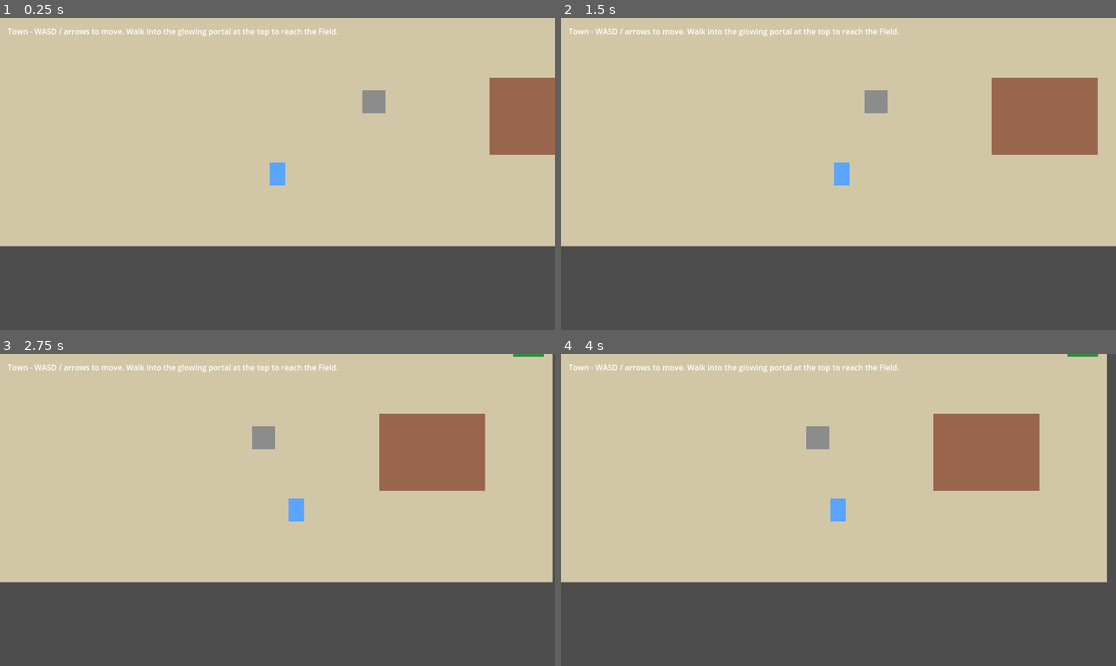
Above: before the commit, frames 1-4 (two rows, left to right).
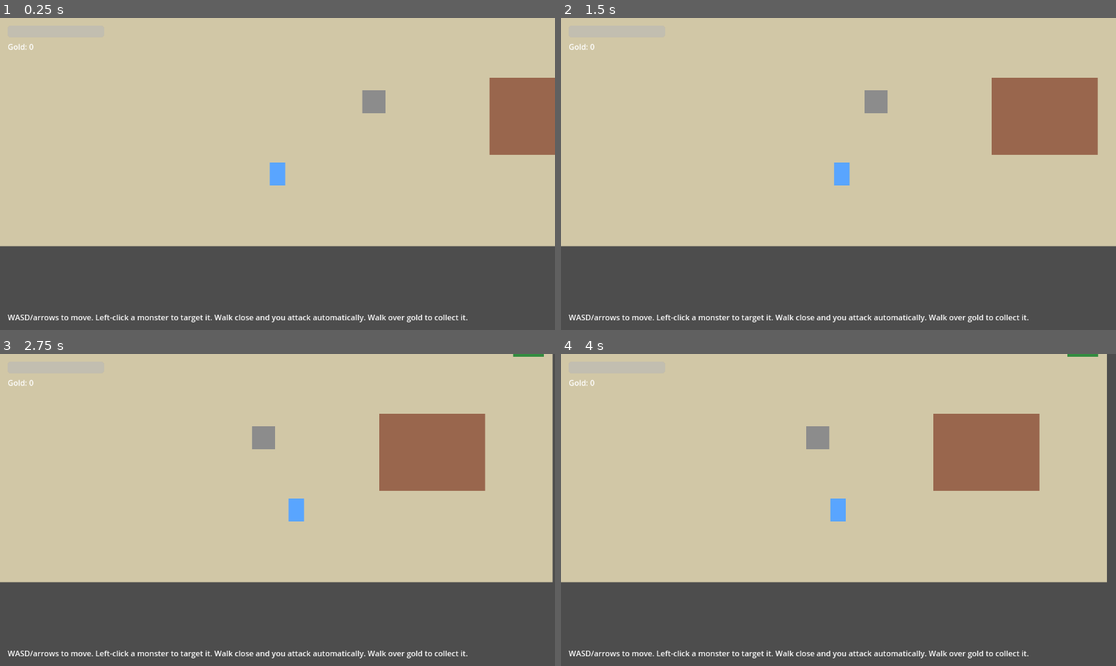
Above: after the commit, the same moments.

Repository: straviux/rok-online-clone
Game: Godot game, scene res://scenes/world/town.tscn
Two runs of this game, one before a commit and one after it. Both use one fixed random seed, a clock stepped at 60 frames per second and the inputs below.
Inputs (mouse positions are in pixels of both pictures, inside the frame that each line leads up to):
- Up to frame 1 (0.25 s): no input
- Up to frame 2 (1.5 s): tap A at 0.5, 1.25 s; move the mouse to (960, 158) at 0.52 s; hold D 0.53-1.25 s; click (960, 158) at 0.67 s; drag from (727, 189) to (810, 236) at 1.27 s
- Up to frame 3 (2.75 s): tap A at 2 s; move the mouse to (333, 441) at 2.02 s; hold D from 2.03 s (still down); click (333, 441) at 2.17 s
- Up to frame 4 (4 s): release D at 2.75 s; tap A at 2.75, 3.5 s; drag from (810, 572) to (672, 463) at 2.77 s; move the mouse to (1005, 556) at 3.52 s; hold A from 3.53 s (still down); click (1005, 556) at 3.67 s

The runs differ from the first frame. In frame 1, 1.3% of the frame differs, in the area x 1-85%, y 3-98%; in frame 2, 1.3%; in frame 3, 1.3%; in frame 4, 1.3%.

Commit message:
Phase 2: combat, monsters, targeting, damage, gold drops

Diff:
--- /dev/null
+++ b/data/mushroom.tres
@@ -0,0 +1,18 @@
+[gd_resource type="Resource" script_class="MonsterData" load_steps=2 format=3]
+
+[ext_resource type="Script" path="res://scripts/monster_data.gd" id="1_data"]
+
+[resource]
+script = ExtResource("1_data")
+monster_name = "Mushroom"
+max_hp = 20
+attack_damage = 4
+speed = 110.0
+xp = 8
+aggro_range = 100.0
+attack_range = 45.0
+attack_cooldown = 1.0
+leash_range = 400.0
+color = Color(0.9, 0.5, 0.7, 1)
+gold_drop = 2
+respawn_time = 5.0
--- /dev/null
+++ b/data/slime.tres
@@ -0,0 +1,18 @@
+[gd_resource type="Resource" script_class="MonsterData" load_steps=2 format=3]
+
+[ext_resource type="Script" path="res://scripts/monster_data.gd" id="1_data"]
+
+[resource]
+script = ExtResource("1_data")
+monster_name = "Slime"
+max_hp = 30
+attack_damage = 5
+speed = 60.0
+xp = 10
+aggro_range = 120.0
+attack_range = 45.0
+attack_cooldown = 1.0
+leash_range = 400.0
+color = Color(0.3, 0.9, 0.4, 1)
+gold_drop = 3
+respawn_time = 5.0
--- /dev/null
+++ b/data/wolf.tres
@@ -0,0 +1,18 @@
+[gd_resource type="Resource" script_class="MonsterData" load_steps=2 format=3]
+
+[ext_resource type="Script" path="res://scripts/monster_data.gd" id="1_data"]
+
+[resource]
+script = ExtResource("1_data")
+monster_name = "Wolf"
+max_hp = 60
+attack_damage = 12
+speed = 110.0
+xp = 25
+aggro_range = 180.0
+attack_range = 45.0
+attack_cooldown = 0.9
+leash_range = 400.0
+color = Color(0.55, 0.55, 0.6, 1)
+gold_drop = 8
+respawn_time = 8.0
--- /dev/null
+++ b/scenes/items/gold_pickup.tscn
@@ -0,0 +1,19 @@
+[gd_scene load_steps=2 format=3]
+
+[ext_resource type="Script" path="res://scripts/gold_pickup.gd" id="1_gold"]
+
+[sub_resource type="RectangleShape2D" id="RectangleShape2D_gold"]
+size = Vector2(20, 20)
+
+[node name="GoldPickup" type="Area2D"]
+script = ExtResource("1_gold")
+
+[node name="CollisionShape2D" type="CollisionShape2D" parent="."]
+shape = SubResource("RectangleShape2D_gold")
+
+[node name="ColorRect" type="ColorRect" parent="."]
+offset_left = -10.0
+offset_top = -10.0
+offset_right = 10.0
+offset_bottom = 10.0
+color = Color(1, 0.85, 0.2, 1)
--- /dev/null
+++ b/scenes/monsters/monster.tscn
@@ -0,0 +1,28 @@
+[gd_scene load_steps=2 format=3]
+
+[ext_resource type="Script" path="res://scripts/monster.gd" id="1_monster"]
+
+[sub_resource type="RectangleShape2D" id="RectangleShape2D_monster"]
+size = Vector2(32, 32)
+
+[node name="Monster" type="CharacterBody2D"]
+script = ExtResource("1_monster")
+
+[node name="Sprite2D" type="Sprite2D" parent="."]
+
+[node name="TargetMarker" type="ColorRect" parent="."]
+visible = false
+offset_left = -22.0
+offset_top = -22.0
+offset_right = 22.0
+offset_bottom = 22.0
+color = Color(1, 0.9, 0.2, 0.35)
+
+[node name="CollisionShape2D" type="CollisionShape2D" parent="."]
+shape = SubResource("RectangleShape2D_monster")
+
+[node name="HPBar" type="ProgressBar" parent="."]
+offset_left = -30.0
+offset_top = -42.0
+offset_right = 30.0
+offset_bottom = -32.0
--- /dev/null
+++ b/scenes/ui/damage_number.tscn
@@ -0,0 +1,6 @@
+[gd_scene load_steps=2 format=3]
+
+[ext_resource type="Script" path="res://scripts/damage_number.gd" id="1_damage"]
+
+[node name="DamageNumber" type="Label"]
+script = ExtResource("1_damage")
--- /dev/null
+++ b/scenes/ui/hud.tscn
@@ -0,0 +1,39 @@
+[gd_scene load_steps=2 format=3]
+
+[ext_resource type="Script" path="res://scripts/hud.gd" id="1_hud"]
+
+[node name="HUD" type="CanvasLayer"]
+script = ExtResource("1_hud")
+
+[node name="HPBar" type="ProgressBar" parent="."]
+offset_left = 16.0
+offset_top = 16.0
+offset_right = 216.0
+offset_bottom = 40.0
+
+[node name="GoldLabel" type="Label" parent="."]
+offset_left = 16.0
+offset_top = 48.0
+offset_right = 200.0
+offset_bottom = 72.0
+text = "Gold: 0"
+
+[node name="TargetLabel" type="Label" parent="."]
+offset_left = 400.0
+offset_top = 16.0
+offset_right = 750.0
+offset_bottom = 40.0
+text = ""
+
+[node name="TargetBar" type="ProgressBar" parent="."]
+offset_left = 400.0
+offset_top = 48.0
+offset_right = 750.0
+offset_bottom = 72.0
+
+[node name="HintLabel" type="Label" parent="."]
+offset_left = 16.0
+offset_top = 610.0
+offset_right = 1100.0
+offset_bottom = 640.0
+text = "WASD/arrows to move. Left-click a monster to target it. Walk close and you attack automatically. Walk over gold to collect it."
--- a/scenes/world/field.tscn
+++ b/scenes/world/field.tscn
@@ -1,8 +1,13 @@
-[gd_scene load_steps=8 format=3]
+[gd_scene load_steps=13 format=3]
 
 [ext_resource type="Script" path="res://scripts/world.gd" id="1_world"]
 [ext_resource type="PackedScene" path="res://scenes/player/player.tscn" id="2_player"]
 [ext_resource type="Script" path="res://scripts/portal.gd" id="3_portal"]
+[ext_resource type="PackedScene" path="res://scenes/ui/hud.tscn" id="4_hud"]
+[ext_resource type="PackedScene" path="res://scenes/monsters/monster.tscn" id="5_monster"]
+[ext_resource type="Resource" path="res://data/slime.tres" id="6_slime"]
+[ext_resource type="Resource" path="res://data/mushroom.tres" id="7_mushroom"]
+[ext_resource type="Resource" path="res://data/wolf.tres" id="8_wolf"]
 
 [sub_resource type="RectangleShape2D" id="Shape_tree"]
 size = Vector2(64, 64)
@@ -25,14 +30,7 @@
 offset_bottom = 600.0
 color = Color(0.35, 0.65, 0.35, 1)
 
-[node name="HUD" type="CanvasLayer" parent="."]
-
-[node name="Hint" type="Label" parent="HUD"]
-offset_left = 16.0
-offset_top = 16.0
-offset_right = 1000.0
-offset_bottom = 48.0
-text = "Field - WASD / arrows to move. Walk into the glowing portal at the bottom to return to Town. (Monsters arrive in Phase 2.)"
+[node name="HUD" parent="." instance=ExtResource("4_hud")]
 
 [node name="Player" parent="." instance=ExtResource("2_player")]
 position = Vector2(0, 470)
@@ -167,3 +165,23 @@
 offset_right = 60.0
 offset_bottom = 40.0
 color = Color(0.2, 0.85, 1, 0.6)
+
+[node name="Slime1" parent="." instance=ExtResource("5_monster")]
+position = Vector2(-200, -200)
+data = ExtResource("6_slime")
+
+[node name="Slime2" parent="." instance=ExtResource("5_monster")]
+position = Vector2(300, 100)
+data = ExtResource("6_slime")
+
+[node name="Mushroom1" parent="." instance=ExtResource("5_monster")]
+position = Vector2(-400, 200)
+data = ExtResource("7_mushroom")
+
+[node name="Mushroom2" parent="." instance=ExtResource("5_monster")]
+position = Vector2(500, -200)
+data = ExtResource("7_mushroom")
+
+[node name="Wolf1" parent="." instance=ExtResource("5_monster")]
+position = Vector2(200, -400)
+data = ExtResource("8_wolf")
--- a/scenes/world/town.tscn
+++ b/scenes/world/town.tscn
@@ -1,8 +1,9 @@
-[gd_scene load_steps=9 format=3]
+[gd_scene load_steps=10 format=3]
 
 [ext_resource type="Script" path="res://scripts/world.gd" id="1_world"]
 [ext_resource type="PackedScene" path="res://scenes/player/player.tscn" id="2_player"]
 [ext_resource type="Script" path="res://scripts/portal.gd" id="3_portal"]
+[ext_resource type="PackedScene" path="res://scenes/ui/hud.tscn" id="4_hud"]
 
 [sub_resource type="RectangleShape2D" id="Shape_house"]
 size = Vector2(220, 160)
@@ -27,14 +28,7 @@
 offset_bottom = 450.0
 color = Color(0.82, 0.78, 0.65, 1)
 
-[node name="HUD" type="CanvasLayer" parent="."]
-
-[node name="Hint" type="Label" parent="HUD"]
-offset_left = 16.0
-offset_top = 16.0
-offset_right = 1000.0
-offset_bottom = 48.0
-text = "Town - WASD / arrows to move. Walk into the glowing portal at the top to reach the Field."
+[node name="HUD" parent="." instance=ExtResource("4_hud")]
 
 [node name="Player" parent="." instance=ExtResource("2_player")]
 position = Vector2(0, 300)
--- /dev/null
+++ b/scripts/damage_number.gd
@@ -0,0 +1,26 @@
+extends Label
+## Floating damage number: rises, fades out, then frees itself.
+## Call setup_damage() right after adding it to the current scene.
+
+var _base_color: Color = Color.WHITE
+var _life: float = 0.8
+
+
+func _ready() -> void:
+	horizontal_alignment = HORIZONTAL_ALIGNMENT_CENTER
+
+
+func setup_damage(text_value: String, color_value: Color) -> void:
+	text = text_value
+	_base_color = color_value
+	modulate = color_value
+	_life = 0.8
+
+
+func _process(delta: float) -> void:
+	_life -= delta
+	position.y -= 40.0 * delta
+	if _life > 0.0:
+		modulate = Color(_base_color.r, _base_color.g, _base_color.b, _life / 0.8)
+	else:
+		queue_free()
--- a/scripts/game_manager.gd
+++ b/scripts/game_manager.gd
@@ -7,6 +7,9 @@
 
 var spawn_position: Vector2 = Vector2.ZERO
 var has_spawn_position: bool = false
+# Phase 2 economy, kept minimal: gold from monster drops, shown in the HUD.
+# Inventory, shops, and spending arrive in Phase 4.
+var gold: int = 0
 
 
 func travel_to(scene_path: String, spawn: Vector2) -> void:
--- /dev/null
+++ b/scripts/gold_pickup.gd
@@ -0,0 +1,15 @@
+extends Area2D
+## Phase 2 drop: a gold pickup left by a dead monster.
+## Walk over it to collect it into GameManager.gold (shown in the HUD).
+
+@export var amount: int = 3
+
+
+func _ready() -> void:
+	body_entered.connect(_on_body_entered)
+
+
+func _on_body_entered(body: Node2D) -> void:
+	if body.name == "Player":
+		GameManager.gold += amount
+		queue_free()
--- /dev/null
+++ b/scripts/hud.gd
@@ -0,0 +1,36 @@
+extends CanvasLayer
+## Phase 2 HUD: player HP, gold, and the current target's HP.
+## The target bars hide when nothing is targeted (town, or no monster).
+
+@onready var hp_bar: ProgressBar = $HPBar
+@onready var gold_label: Label = $GoldLabel
+@onready var target_label: Label = $TargetLabel
+@onready var target_bar: ProgressBar = $TargetBar
+
+
+func _ready() -> void:
+	hp_bar.show_percentage = false
+	target_bar.show_percentage = false
+
+
+func _process(_delta: float) -> void:
+	var player: Node = get_tree().get_first_node_in_group("player")
+	if player == null:
+		return
+	hp_bar.max_value = player.max_hp
+	hp_bar.value = player.hp
+	gold_label.text = "Gold: %d" % GameManager.gold
+
+	var target: Node = player.target
+	if target != null and is_instance_valid(target) and not target.dead:
+		var target_name: String = "Monster"
+		if target.data != null:
+			target_name = target.data.monster_name
+		target_label.text = target_name
+		target_bar.max_value = target.max_hp
+		target_bar.value = target.hp
+		target_label.visible = true
+		target_bar.visible = true
+	else:
+		target_label.visible = false
+		target_bar.visible = false
--- /dev/null
+++ b/scripts/monster.gd
@@ -0,0 +1,177 @@
+extends CharacterBody2D
+## Phase 2 monster: idle / chase / attack, with leash, death and respawn.
+##
+## A monster only attacks once it notices the player (aggro_range). If it
+## is pulled too far from its spawn point it stops, walks back, and
+## recovers full HP — so a player cannot drag a wolf all the way to town.
+## On death it hides, drops a gold pickup, and respawns in place after
+## respawn_time. It is never freed, so the player's target stays valid.
+
+@export var data: MonsterData
+
+var max_hp: int = 30
+var hp: int = 30
+var attack_damage: int = 5
+var speed: float = 60.0
+var aggro_range: float = 120.0
+var attack_range: float = 45.0
+var attack_cooldown: float = 1.0
+var leash_range: float = 400.0
+var gold_drop: int = 3
+var respawn_time: float = 5.0
+
+var dead: bool = false
+var returning: bool = false
+
+var _spawn_position: Vector2 = Vector2.ZERO
+var _attack_timer: float = 0.0
+var _respawn_timer: float = 0.0
+var _flash_timer: float = 0.0
+
+var _damage_number_scene: PackedScene = preload("res://scenes/ui/damage_number.tscn")
+var _gold_pickup_scene: PackedScene = preload("res://scenes/items/gold_pickup.tscn")
+
+@onready var sprite: Sprite2D = $Sprite2D
+@onready var collision_shape: CollisionShape2D = $CollisionShape2D
+@onready var hp_bar: ProgressBar = $HPBar
+@onready var target_marker: ColorRect = $TargetMarker
+
+
+func _ready() -> void:
+	add_to_group("monsters")
+	_spawn_position = position
+	if data != null:
+		max_hp = data.max_hp
+		attack_damage = data.attack_damage
+		speed = data.speed
+		aggro_range = data.aggro_range
+		attack_range = data.attack_range
+		attack_cooldown = data.attack_cooldown
+		leash_range = data.leash_range
+		gold_drop = data.gold_drop
+		respawn_time = data.respawn_time
+	hp = max_hp
+	hp_bar.max_value = max_hp
+	hp_bar.value = hp
+	hp_bar.show_percentage = false
+	if sprite.texture == null:
+		var image := Image.create(32, 32, false, Image.FORMAT_RGBA8)
+		if data != null:
+			image.fill(data.color)
+		else:
+			image.fill(Color(0.3, 0.9, 0.4, 1))
+		sprite.texture = ImageTexture.create_from_image(image)
+
+
+func set_targeted(is_targeted: bool) -> void:
+	target_marker.visible = is_targeted
+
+
+func take_damage(amount: int) -> void:
+	if dead:
+		return
+	hp -= amount
+	hp_bar.value = hp
+	sprite.modulate = Color(1.0, 0.4, 0.4, 1.0)
+	_flash_timer = 0.1
+	_spawn_damage_number(str(amount), Color(1.0, 0.9, 0.3, 1.0))
+	if hp <= 0:
+		_die()
+
+
+func _die() -> void:
+	dead = true
+	visible = false
+	collision_shape.disabled = true
+	target_marker.visible = false
+	_respawn_timer = respawn_time
+	var pickup: Node2D = _gold_pickup_scene.instantiate()
+	pickup.amount = gold_drop
+	pickup.position = global_position + Vector2(randf_range(-12.0, 12.0), 0.0)
+	get_tree().current_scene.add_child(pickup)
+
+
+func _respawn() -> void:
+	dead = false
+	returning = false
+	hp = max_hp
+	hp_bar.value = hp
+	position = _spawn_position
+	visible = true
+	collision_shape.disabled = false
+	sprite.modulate = Color.WHITE
+
+
+func _spawn_damage_number(text_value: String, color_value: Color) -> void:
+	_spawn_damage_number_at(global_position, text_value, color_value)
+
+
+func _spawn_damage_number_at(at_position: Vector2, text_value: String, color_value: Color) -> void:
+	var number: Node = _damage_number_scene.instantiate()
+	number.position = at_position + Vector2(0.0, -30.0)
+	get_tree().current_scene.add_child(number)
+	number.setup_damage(text_value, color_value)
+
+
+func _physics_process(delta: float) -> void:
+	if dead:
+		_respawn_timer -= delta
+		if _respawn_timer <= 0.0:
+			_respawn()
+		return
+
+	if _flash_timer > 0.0:
+		_flash_timer -= delta
+		if _flash_timer <= 0.0:
+			sprite.modulate = Color.WHITE
+
+	var player: Node = get_tree().get_first_node_in_group("player")
+	if player == null:
+		velocity = Vector2.ZERO
+		move_and_slide()
+		return
+
+	var to_player: Vector2 = player.global_position - global_position
+	var player_distance: float = to_player.length()
+	var spawn_distance: float = global_position.distance_to(_spawn_position)
+
+	if returning:
+		var to_spawn: Vector2 = _spawn_position - global_position
+		if to_spawn.length() < 10.0:
+			returning = false
+			hp = max_hp
+			hp_bar.value = hp
+			velocity = Vector2.ZERO
+		else:
+			velocity = to_spawn.normalized() * speed
+		move_and_slide()
+		return
+
+	if spawn_distance > leash_range:
+		returning = true
+		velocity = Vector2.ZERO
+		move_and_slide()
+		return
+
+	if player_distance <= attack_range:
+		velocity = Vector2.ZERO
+		_attack_timer -= delta
+		if _attack_timer <= 0.0:
+			_attack_timer = attack_cooldown
+			player.take_damage(attack_damage)
+			_spawn_damage_number_at(player.global_position, str(attack_damage), Color(1.0, 0.3, 0.3, 1.0))
+		move_and_slide()
+		return
+
+	if player_distance <= aggro_range:
+		_attack_timer = 0.0
+		velocity = to_player.normalized() * speed
+		if velocity.x < 0.0:
+			sprite.flip_h = true
+		elif velocity.x > 0.0:
+			sprite.flip_h = false
+		move_and_slide()
+		return
+
+	velocity = Vector2.ZERO
+	move_and_slide()
--- /dev/null
+++ b/scripts/monster_data.gd
@@ -0,0 +1,17 @@
+class_name MonsterData
+extends Resource
+## Data for one monster type. Balancing lives here, not in monster.gd:
+## edit a .tres file in data/ to change a monster without touching code.
+
+@export var monster_name: String = "Monster"
+@export var max_hp: int = 30
+@export var attack_damage: int = 5
+@export var speed: float = 60.0
+@export var xp: int = 10
+@export var aggro_range: float = 120.0
+@export var attack_range: float = 45.0
+@export var attack_cooldown: float = 1.0
+@export var leash_range: float = 400.0
+@export var color: Color = Color(0.3, 0.9, 0.4, 1)
+@export var gold_drop: int = 3
+@export var respawn_time: float = 5.0
--- a/scripts/player.gd
+++ b/scripts/player.gd
@@ -1,16 +1,36 @@
 extends CharacterBody2D
-## Phase 1 player: WASD / arrow-key movement, camera follows.
+## Player: WASD / arrow-key movement, camera follows, Phase 2 combat.
 ##
-## Movement reads keys directly (instead of an Input Map) so this scaffold
-## runs without any extra project setup. Later phases can move these to
-## named Input Map actions without changing how the player feels.
+## Combat model, kept deliberately simple:
+## - Left-click a monster to target it (yellow marker + HUD target bar).
+##   Left-clicking empty ground clears the target.
+## - While a target is alive and within attack_range, the player attacks
+##   automatically every attack_cooldown seconds.
+## - Walk close with WASD/arrows first: there is no click-to-move yet.
+## - On death the player respawns in town at full HP (gold is kept for
+##   now; the small gold loss on death comes with Phase 4).
+##
+## Movement reads keys directly (instead of an Input Map) so this project
+## runs without any extra project setup.
 
 @export var speed: float = 220.0
+@export var max_hp: int = 100
+@export var attack_damage: int = 10
+@export var attack_range: float = 80.0
+@export var attack_cooldown: float = 0.8
+
+var hp: int = max_hp
+var target: Node = null
+var dying: bool = false
+
+var _attack_timer: float = 0.0
 
 @onready var sprite: Sprite2D = $Sprite2D
 
 
 func _ready() -> void:
+	add_to_group("player")
+	hp = max_hp
 	# Placeholder art: a plain coloured box until real sprites arrive.
 	# Only generated when no texture has been assigned in the editor.
 	if sprite.texture == null:
@@ -19,7 +39,55 @@
 		sprite.texture = ImageTexture.create_from_image(image)
 
 
-func _physics_process(_delta: float) -> void:
+func set_target(new_target: Node) -> void:
+	if target != null and is_instance_valid(target) and target.has_method("set_targeted"):
+		target.set_targeted(false)
+	target = new_target
+	if target != null and target.has_method("set_targeted"):
+		target.set_targeted(true)
+
+
+func _input(event: InputEvent) -> void:
+	if dying:
+		return
+	if event is InputEventMouseButton:
+		if event.button_index == MOUSE_BUTTON_LEFT and event.pressed:
+			_target_at_mouse()
+
+
+func _target_at_mouse() -> void:
+	var space_state: PhysicsDirectSpaceState2D = get_world_2d().direct_space_state
+	var query := PhysicsPointQueryParameters2D.new()
+	query.position = get_global_mouse_position()
+	query.collide_with_bodies = true
+	var results: Array = space_state.intersect_point(query)
+	for result: Dictionary in results:
+		var collider: Object = result["collider"]
+		if collider is Node and collider.is_in_group("monsters"):
+			set_target(collider)
+			return
+	set_target(null)
+
+
+func take_damage(amount: int) -> void:
+	if dying:
+		return
+	hp -= amount
+	if hp <= 0:
+		hp = 0
+		dying = true
+		set_target(null)
+		# Brief pause so the killing hit is visible, then respawn in town.
+		await get_tree().create_timer(0.5).timeout
+		GameManager.travel_to("res://scenes/world/town.tscn", Vector2(0, 300))
+
+
+func _physics_process(delta: float) -> void:
+	if dying:
+		velocity = Vector2.ZERO
+		move_and_slide()
+		return
+
 	var direction := Vector2.ZERO
 	if Input.is_key_pressed(KEY_A) or Input.is_key_pressed(KEY_LEFT):
 		direction.x -= 1.0
@@ -37,3 +105,20 @@
 		sprite.flip_h = true
 	elif velocity.x > 0.0:
 		sprite.flip_h = false
+
+	_attack_target(delta)
+
+
+func _attack_target(delta: float) -> void:
+	if target == null or not is_instance_valid(target) or target.dead:
+		set_target(null)
+		_attack_timer = 0.0
+		return
+	var distance: float = global_position.distance_to(target.global_position)
+	if distance > attack_range:
+		_attack_timer = 0.0
+		return
+	_attack_timer -= delta
+	if _attack_timer <= 0.0:
+		_attack_timer = attack_cooldown
+		target.take_damage(attack_damage)
